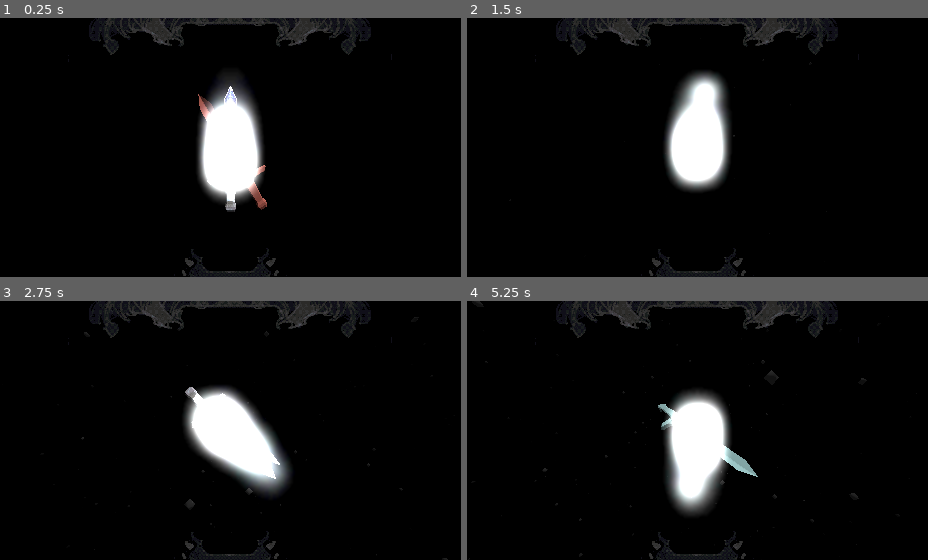
Above: before the commit, frames 1-4 (two rows, left to right).
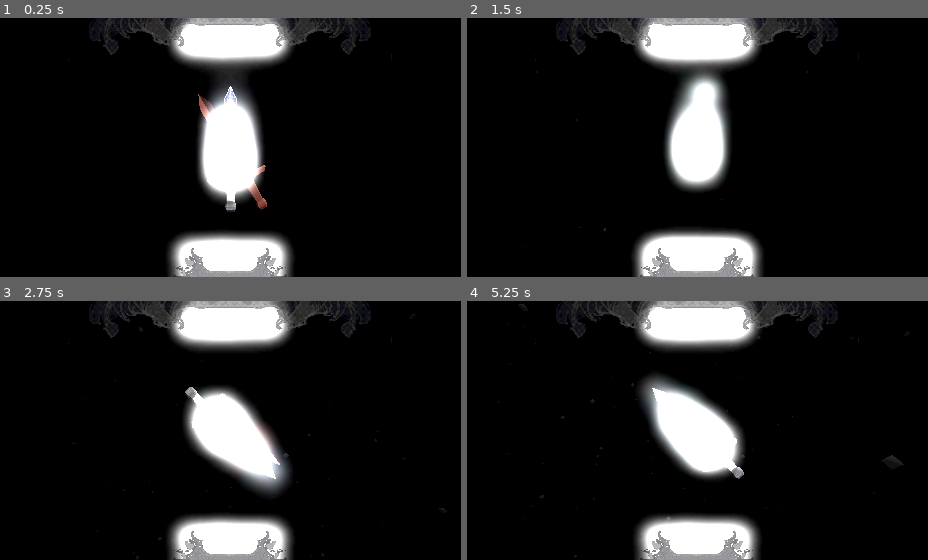
Above: after the commit, the same moments.

Repository: Lukko-Digital/Bladebearer
Game: Godot game, scene res://src/main.tscn
Two runs of this game, one before a commit and one after it. Both use one fixed random seed, a clock stepped at 60 frames per second and the inputs below.
Inputs:
- Up to frame 1 (0.25 s): no input
- Up to frame 2 (1.5 s): hold D (right) 0.53-1.28 s; hold Shift (shift) 0.53-1.28 s; hold S (backward) from 1.28 s (still down); tap Space (space) at 1.35 s
- Up to frame 3 (2.75 s): release S (backward) at 2.03 s; hold D (right) from 2.03 s (still down); hold Shift (shift) from 2.03 s (still down)
- Up to frame 4 (5.25 s): release D (right) at 2.78 s; release Shift (shift) at 2.78 s; hold W (forward) 2.78-3.53 s; tap Space (space) at 2.85, 4.35 s; hold Shift (shift) 3.53-4.28 s; hold A (left) 3.53-5.03 s; hold S (backward) from 5.03 s (still down); hold Shift (shift) from 5.03 s (still down)

The runs differ from the first frame. In frame 1, 9.4% of the frame differs, in the area x 36-64%, y 0-100%; in frame 2, 10%; in frame 3, 9.4%; in frame 4, 15%, in the area x 1-96%, y 0-100%.

Commit message:
you can lose health

Diff:
--- a/src/game_sequence_handler.gd
+++ b/src/game_sequence_handler.gd
@@ -9,6 +9,8 @@
 @export var sword: Sword
 @export var target: Target
 @export var camera: MainCamera
+@export var bearer_heart_holder: HeartHolder
+@export var opponent_heart_holder: HeartHolder
 
 @onready var main: Node3D = get_tree().current_scene
 
@@ -20,19 +22,24 @@
 var FOOTSOLDIER = CombatantRank.new(2, 4, 5)
 var KNIGHT = CombatantRank.new(4, 8, 3)
 
-var swinging = false
+# Variables that control top level of combat
 var action_queue: Array[ACTION]
 var bearer_rank: CombatantRank
 var opponent_rank: CombatantRank
 
+# Variables that actively change during combat
+var swinging = false
+var bearer_health: int
+var opponent_health: int
+
 # Called when the node enters the scene tree for the first time.
 func _ready() -> void:
-	bearer_rank = PEASANT
-	opponent_rank = PEASANT
+	bearer_rank = KNIGHT
+	opponent_rank = KNIGHT
 	game_loop.call_deferred()
 
 func game_loop():
-	construct_action_queue()
+	init_fight()
 	while true:
 		var curr_action = action_queue.pop_front()
 		match curr_action:
@@ -42,6 +49,14 @@
 				block_sequence()
 		await sequence_finished
 		action_queue.append(curr_action)
+
+
+func init_fight():
+	bearer_health = bearer_rank.health
+	opponent_health = opponent_rank.health
+	bearer_heart_holder.set_hearts(bearer_health)
+	opponent_heart_holder.set_hearts(opponent_health)
+	construct_action_queue()
 
 
 func construct_action_queue():
@@ -65,6 +80,16 @@
 	sequence_finished.emit()
 
 
+func bearer_loses_health():
+	bearer_health -= 1
+	bearer_heart_holder.break_heart_at_idx(bearer_health)
+
+
+func opponent_loses_health():
+	opponent_health -= 1
+	opponent_heart_holder.break_heart_at_idx(opponent_health)
+
+
 func swing_sequence():
 	target.red()
 	pre_sequence()
@@ -73,12 +98,15 @@
 
 	sword.lock_input()
 	if swinging:
+		# Successful swing
 		swing_arm.play_animation("swing")
 		await swing_arm.swing_animation_player.animation_finished
 		swinging = false
 		camera.shake(0.2, 15)
 		target.hit_effect.restart()
+		opponent_loses_health()
 	else:
+		# No swing
 		target.hide()
 		swing_arm.play_animation("falter_swing")
 		await swing_arm.swing_animation_player.animation_finished
@@ -102,10 +130,13 @@
 	swing_arm.play_animation("block", opponent_rank.time_to_react)
 	await swing_arm.swing_animation_player.animation_finished
 	if sword.is_correct_rotation():
+		# Successful block
 		camera.shake(0.2, 15)
 	else:
+		# Failed block
 		camera.shake(0.1, 6)
 		sword.screen_color_animation.play("red_flash")
+		bearer_loses_health()
 	post_sequence()
 
 
--- a/src/main.tscn
+++ b/src/main.tscn
@@ -69,12 +69,14 @@
 process_material = ExtResource("5_tv00s")
 draw_pass_1 = SubResource("SphereMesh_2egrx")
 
-[node name="GameSequenceHandler" type="Node3D" parent="." node_paths=PackedStringArray("swing_arm", "sword", "target", "camera")]
+[node name="GameSequenceHandler" type="Node3D" parent="." node_paths=PackedStringArray("swing_arm", "sword", "target", "camera", "bearer_heart_holder", "opponent_heart_holder")]
 script = ExtResource("2_ngyv0")
 swing_arm = NodePath("../SwingArm")
 sword = NodePath("Sword")
 target = NodePath("Target")
 camera = NodePath("MainCamera")
+bearer_heart_holder = NodePath("BothHeartHolders/BearerHeartHolder")
+opponent_heart_holder = NodePath("BothHeartHolders/OpponentHeartHolder")
 
 [node name="Sword" parent="GameSequenceHandler" instance=ExtResource("1_bdv3j")]
 
@@ -110,6 +112,12 @@
 outline_size = 0
 
 [node name="BothHeartHolders" parent="GameSequenceHandler" instance=ExtResource("8_c1nmu")]
+
+[node name="BearerHeartHolder" parent="GameSequenceHandler/BothHeartHolders" index="0"]
+transform = Transform3D(0.067, 0, 0, 0, 0.067, 0, 0, 0, 0.067, 0, -0.91, -0.071)
+
+[node name="OpponentHeartHolder" parent="GameSequenceHandler/BothHeartHolders" index="1"]
+transform = Transform3D(0.067, 0, 0, 0, 0.067, 0, 0, 0, 0.067, 0, 0.91, -0.071)
 
 [node name="Control" type="Control" parent="."]
 modulate = Color(1, 1, 1, 0.486275)
@@ -149,3 +157,5 @@
 texture = ExtResource("12_v8oh0")
 expand_mode = 1
 stretch_mode = 4
+
+[editable path="GameSequenceHandler/BothHeartHolders"]
--- a/src/ui/heart.tscn
+++ b/src/ui/heart.tscn
@@ -1,6 +1,7 @@
-[gd_scene load_steps=5 format=3 uid="uid://bjuk5l5oyq03l"]
+[gd_scene load_steps=6 format=3 uid="uid://bjuk5l5oyq03l"]
 
 [ext_resource type="PackedScene" uid="uid://cf3rsn4b4p51p" path="res://assets/models/Health.glb" id="1_heeaa"]
+[ext_resource type="Script" path="res://src/ui/heart.gd" id="2_hrxq7"]
 
 [sub_resource type="Animation" id="Animation_okqp0"]
 resource_name = "Break"
@@ -39,6 +40,7 @@
 }
 
 [node name="Heart" instance=ExtResource("1_heeaa")]
+script = ExtResource("2_hrxq7")
 
 [node name="AnimationPlayer" parent="." index="1"]
 unique_name_in_owner = true
--- a/src/ui/heart_holder.gd
+++ b/src/ui/heart_holder.gd
@@ -18,16 +18,20 @@
 	scale = SCALE
 
 func clear_hearts():
-	for child in get_children():
-		remove_child(child)
-		child.queue_free()
+	while heart_array.size() > 0:
+		var heart_instance = heart_array.pop_back()
+		remove_child(heart_instance)
+		heart_instance.queue_free()
 
 func set_hearts(num_hearts: int):
 	var start_x = -HEART_OFFSET * (num_hearts - 1) / 2
 	for i in range(num_hearts):
-		var heart_instance = heart_scene.instantiate()
+		var heart_instance: Heart = heart_scene.instantiate()
 		heart_instance.position.x = start_x + i * HEART_OFFSET
 		add_child(heart_instance)
+		heart_array.append(heart_instance)
 
-func lose_health(current_health: int):
-	heart_array[current_health].break_heart()
+func break_heart_at_idx(idx: int):
+	if idx < 0 or idx >= heart_array.size():
+		push_error("Invalid heart index ", str(idx), " on ", self)
+	heart_array[idx].break_heart()
